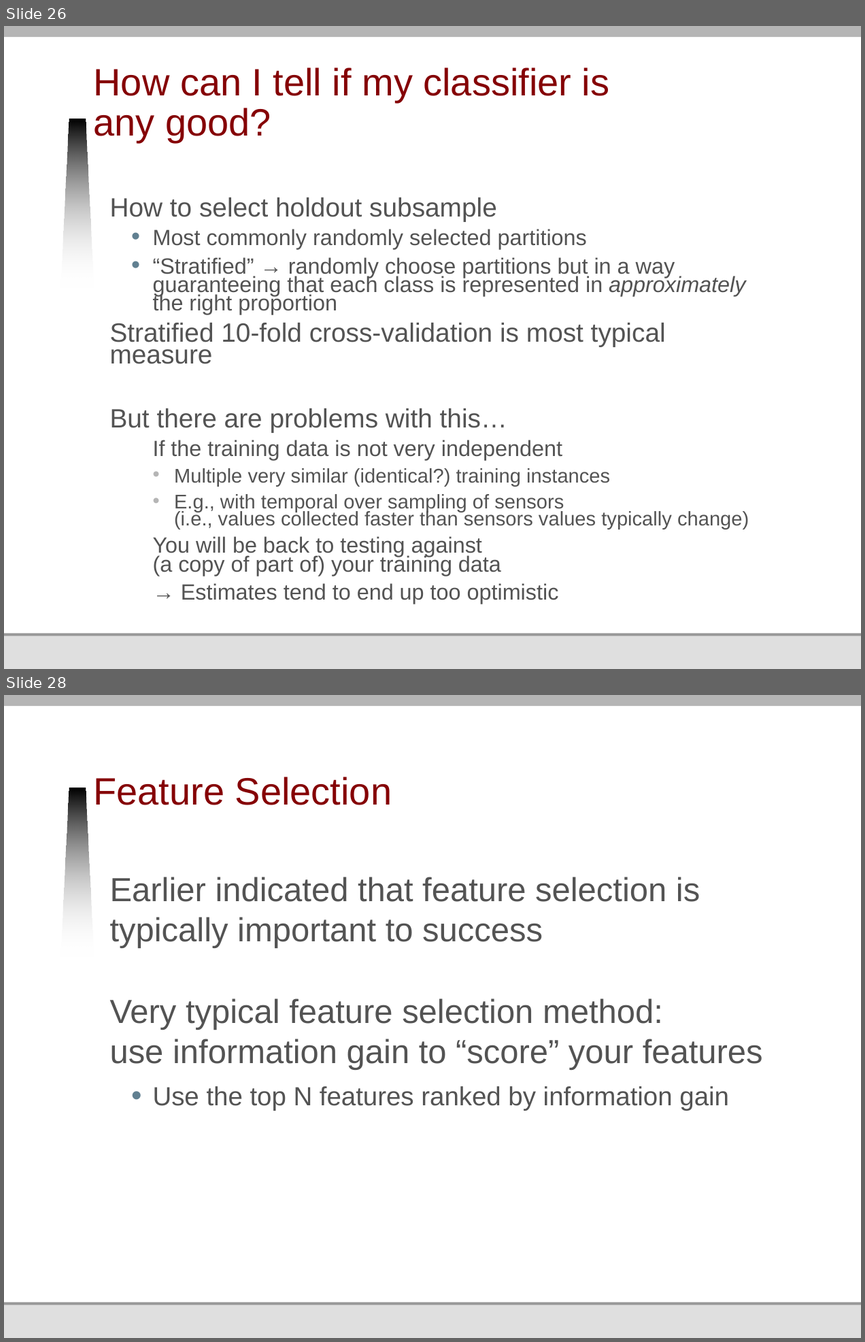
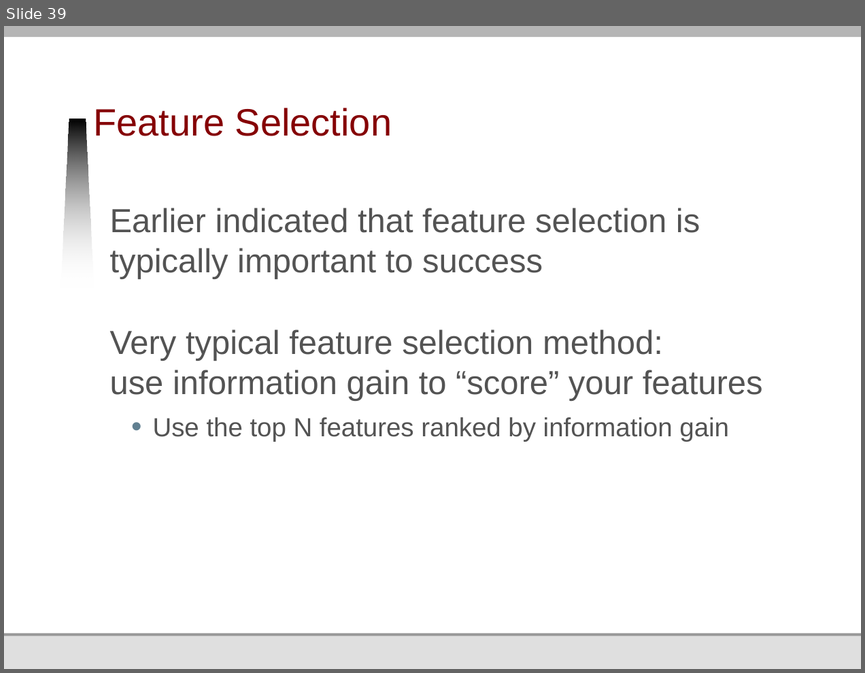
Before and after one commit to jmankoff/data, a slide deck: Lectures/10 Machine Learning II Training and Testing.pptx. Shown one above the other, each under a label of ours: slides 26 and 28 before the commit, slide 39 after it; the slides between them are not shown. The pictures are 865x1342 and 865x673 pixels, drawn with LibreOffice and Linux fonts; fonts in the diff are those of the drawing; background and template pictures are left out. Boxes give left, top, right and bottom in pixels: in the first picture for what was removed or moved away, otherwise in the second. Text is boxed around its words. In the diff, an @@ line names an element or a change of style, - is before the commit and + after.

Commit message:
Lecture for Tues Mar 4 on testing and training machine learning

```diff
--- a/Lectures/10 Machine Learning II Training and Testing.pptx
+++ b/Lectures/10 Machine Learning II Training and Testing.pptx
@@ slide 26 removed at <box>4,26,861,669</box>, background #FFFFFF; not listed: 6 template elements that a slide beside it also shows @@
@@ title removed at <box>93,67,609,143</box> @@
-How can I tell if my classifier is any good?
@@ text removed at <box>110,197,749,603</box> @@
-How to select holdout subsample
-  • Most commonly randomly selected partitions
-  • “Stratified” → randomly choose partitions but in a way guaranteeing that each class is represented in approximately the right proportion
-Stratified 10-fold cross-validation is most typical measure
-But there are problems with this…
-  If the training data is not very independent
-    • Multiple very similar (identical?) training instances
-    • E.g., with temporal over sampling of sensors
-      (i.e., values collected faster than sensors values typically change)
-  You will be back to testing against
-  (a copy of part of) your training data
-  → Estimates tend to end up too optimistic
@@ what was slide 28 is now slide 39 @@
```
Also in this commit, not shown: 15 slides changed, 24 slides added, 11 other slides removed.
